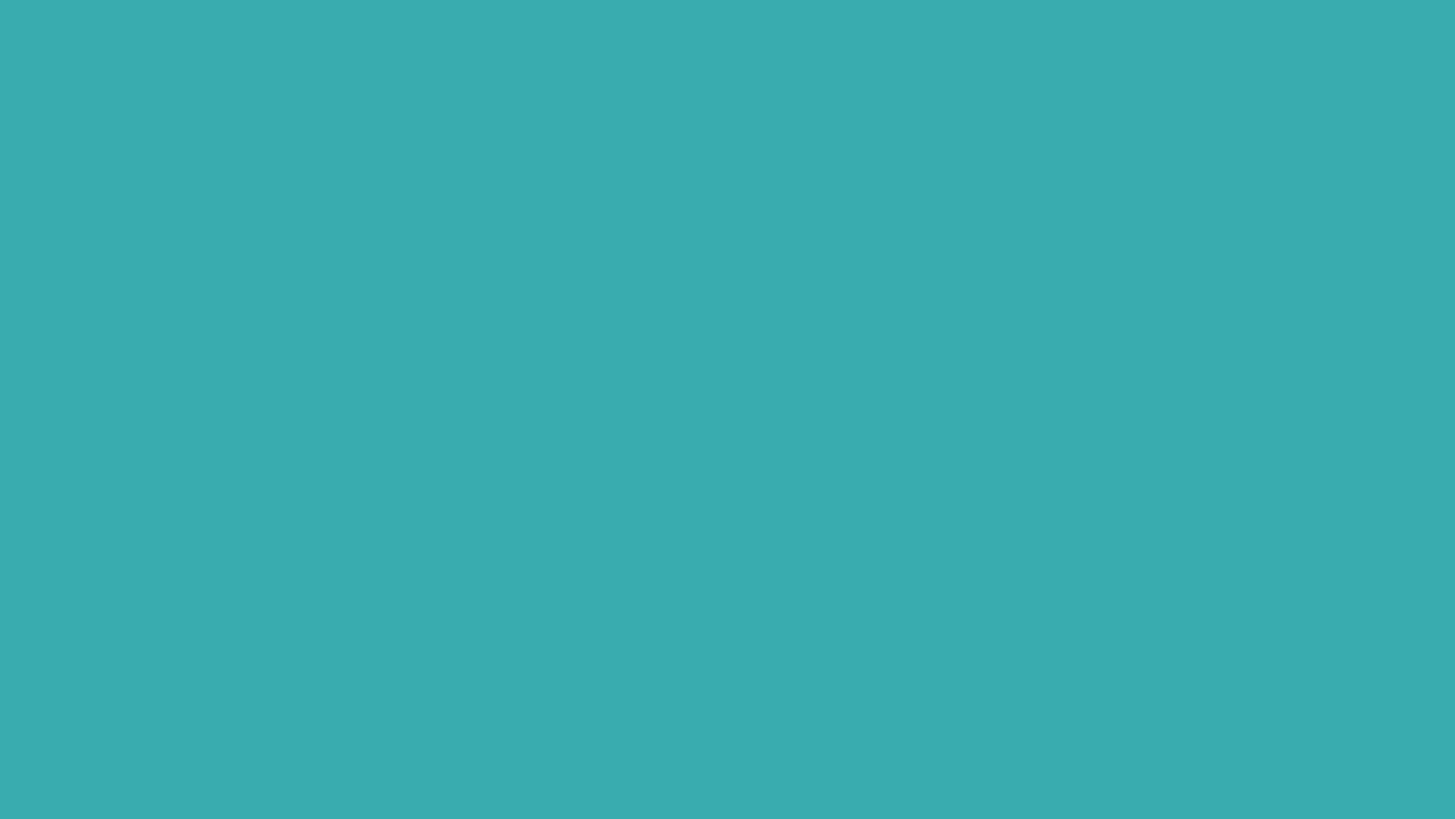
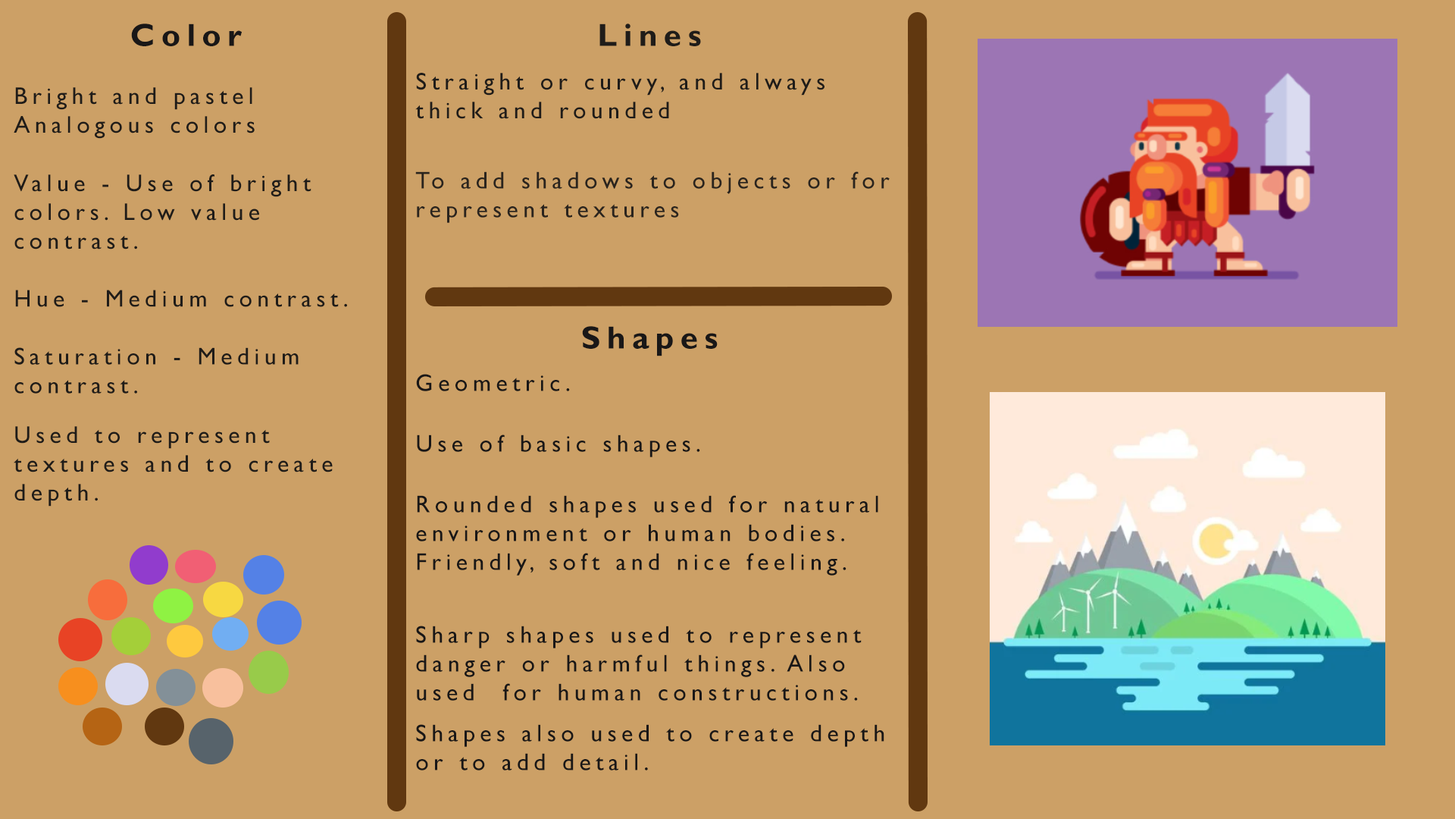
Revision of a layered 1455 × 819 image; what changed, layer by layer:
removed layer "Background Color" over [0, 0, 1455, 819]
added group "Lines" (1st of 2) with 3 layers above "Shapes" over [415, 23, 890, 223]
added layer "To add shadows to objects or for represent textures" in group "Lines" over [415, 171, 890, 223]
added layer "Type of lines" in group "Lines" over [415, 72, 825, 120]
added group "Shapes" with 8 layers above "Color" over [416, 38, 1398, 771]
added layer "Layer 2" in group "Shapes" over [989, 391, 1386, 746]
added layer "Layer 1" in group "Shapes" over [977, 38, 1398, 327]
added layer "Used for" in group "Shapes" over [416, 723, 885, 771]
added layer "Sharp shapes" in group "Shapes" over [416, 625, 862, 701]
added layer "Rounded shapes" in group "Shapes" over [416, 494, 879, 576]
added layer "Basic Shapes" in group "Shapes" over [416, 434, 701, 458]
added layer "Geometric." in group "Shapes" over [416, 373, 571, 392]
added layer "Ttitle" in group "Shapes" over [582, 325, 718, 357]
added group "Color" with 27 layers above "Background" over [13, 23, 658, 765]
added layer "Use of colors" in group "Color" over [13, 425, 333, 507]
added layer "Contrast" in group "Color" over [13, 174, 348, 394]
added layer "Bright and Pastel colors" in group "Color" over [13, 87, 255, 139]
added group "Color Palette" with 19 layers in group "Color" over [58, 544, 302, 765]
added layer "Title" in group "Color" over [131, 23, 242, 47]
added group "Background" (1st of 2) with 6 layers above "Background" over [0, 0, 1455, 819]
added layer "Horizontal Middle Line" in group "Background" over [425, 286, 893, 307]
added layer "Middle Vertical Line" in group "Background" over [908, 12, 928, 812]
added layer "Left Vertical Line" in group "Background" over [387, 12, 407, 812]
added layer "Color Fill 1" in group "Background" over [0, 0, 1455, 819]
…and 20 more changes (20 added)
